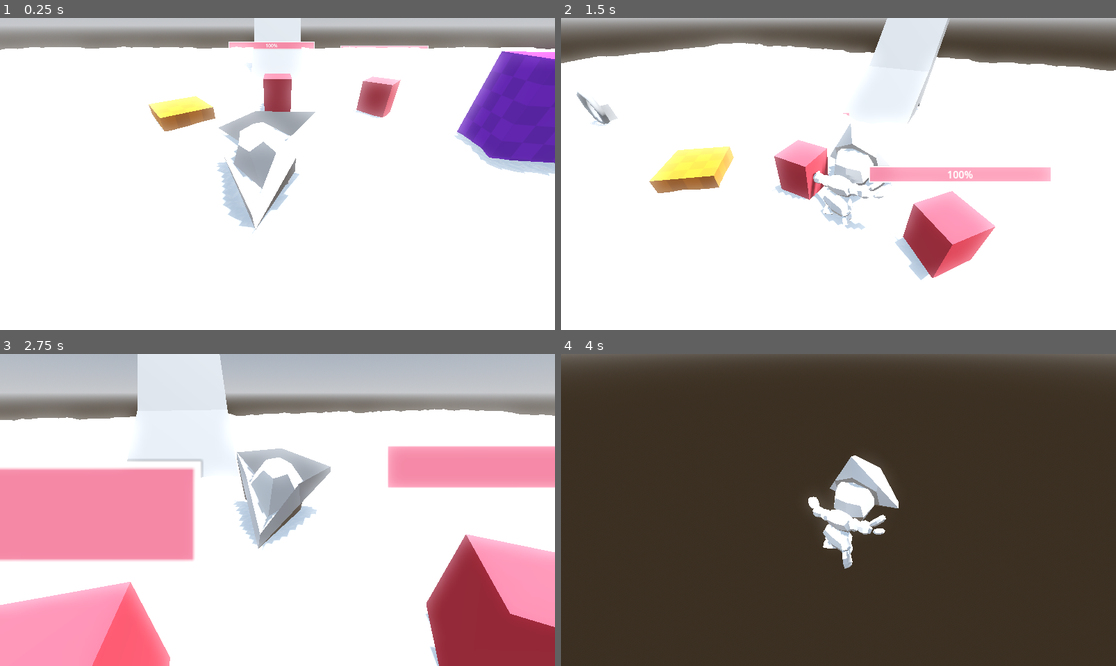
Above: before the commit, frames 1-4 (two rows, left to right).
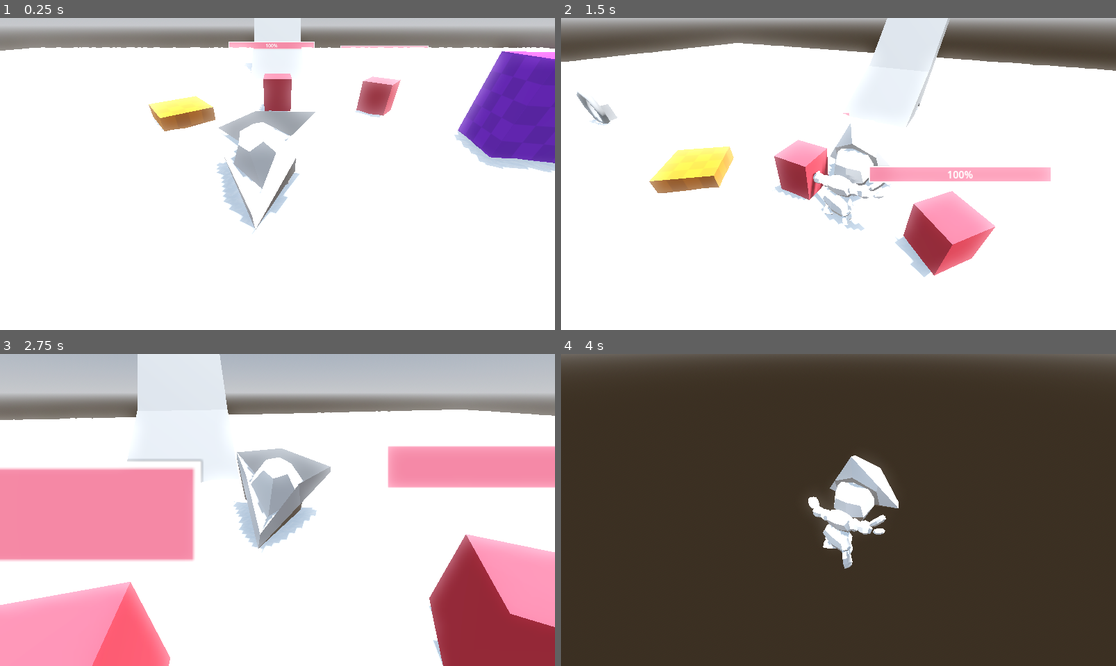
Above: after the commit, the same moments.

Repository: d4nmos/PirateGame
Game: Godot game, scene res://scenes/test.tscn
Two runs of this game, one before a commit and one after it. Both use one fixed random seed, a clock stepped at 60 frames per second and the inputs below.
Inputs (mouse positions are in pixels of both pictures, inside the frame that each line leads up to):
- Up to frame 1 (0.25 s): no input
- Up to frame 2 (1.5 s): move the mouse to (866, 174) at 0.52 s; hold W (forward) from 0.53 s (still down); tap E (interact) at 0.6 s; click (866, 174) at 0.67 s; tap Space (jump) at 0.77 s; move the mouse to (810, 174) at 1.27 s; tap Mouse wheel up (next_interact_object) at 1.35 s
- Up to frame 3 (2.75 s): keep holding W (forward); tap Space (jump) at 1.52 s; move the mouse to (288, 503) at 2.02 s; tap Mouse wheel down (prev_interact_object) at 2.1 s
- Up to frame 4 (4 s): keep holding W (forward); move the mouse to (832, 516) at 2.77 s; tap E (interact) at 2.85 s; click (832, 516) at 2.92 s; tap Space (jump) at 3.02, 3.77 s; move the mouse to (877, 513) at 3.52 s; tap Mouse wheel up (next_interact_object) at 3.6 s

The runs differ from the first frame. In frame 1, 0.6% of the frame differs, in the area x 0-100%, y 9-68%; in frame 2, 0.4%; in frame 3, 0.5%; in frame 4, nothing differs.

Commit message:
Update Water.tres

Diff:
--- a/Shaders/Water.tres
+++ b/Shaders/Water.tres
@@ -26,6 +26,8 @@
 noise_type = 3
 
 [sub_resource type="NoiseTexture2D" id="NoiseTexture2D_avb70"]
+seamless = true
+as_normal_map = true
 noise = SubResource("FastNoiseLite_bpgk4")
 
 [resource]
@@ -33,20 +35,20 @@
 shader = ExtResource("1_8d5yf")
 shader_parameter/albedo2 = Color(0.980392, 0.0470588, 0, 1)
 shader_parameter/albedo = Color(0.00392157, 0.243137, 0.921569, 1)
-shader_parameter/metallic = 0.0
-shader_parameter/roughness = 0.02
+shader_parameter/metallic = 0.011
+shader_parameter/roughness = 0.087
 shader_parameter/wave_direction = Vector2(2, 0)
 shader_parameter/wave_direction2 = Vector2(0, 1)
 shader_parameter/time_scale = 0.025
 shader_parameter/noise_scale = 10.0
 shader_parameter/height_scale = 0.15
 shader_parameter/color_deep = Color(0, 0, 0.780392, 1)
-shader_parameter/color_shallow = null
-shader_parameter/beers_law = 2.0
-shader_parameter/depth_offset = 1.5
+shader_parameter/color_shallow = Color(0, 0.721569, 0.937255, 1)
+shader_parameter/beers_law = 10.0
+shader_parameter/depth_offset = -0.75
 shader_parameter/edge_scale = 0.1
 shader_parameter/near = 1.0
-shader_parameter/far = 100.0
+shader_parameter/far = 60.0
 shader_parameter/edge_color = Color(1, 1, 1, 1)
 shader_parameter/texture_normal = SubResource("NoiseTexture2D_dsi03")
 shader_parameter/texture_normal2 = SubResource("NoiseTexture2D_si7ji")
